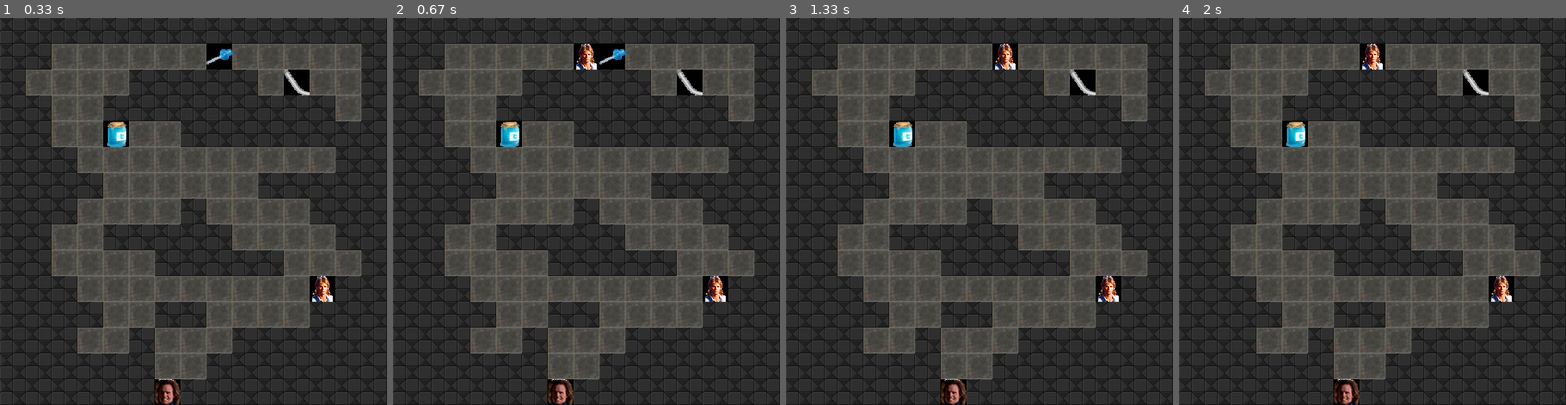
Above: before the commit, frames 1-4 (left to right).
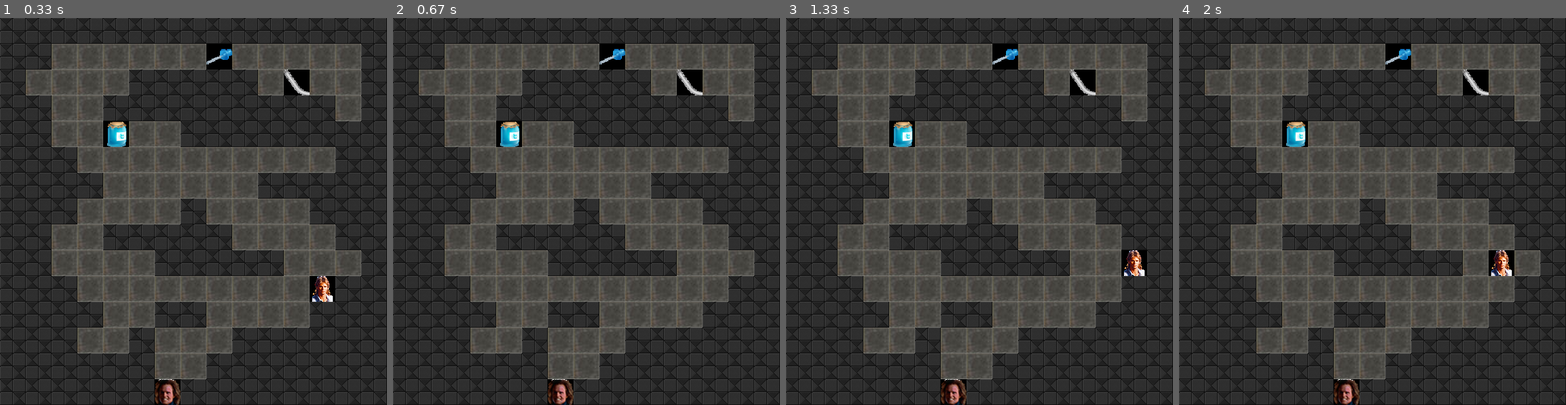
Above: after the commit, the same moments.

Repository: Lyounessi/Macgyver_maze_game
Game: pygame game, started from mazepygame.py
The game is run twice, just before and just after one commit, with the same random seed, the same clock (stepped at 60 frames per second) and the same inputs.
Inputs:
- Up to frame 1 (0.33 s): no input
- Up to frame 2 (0.67 s): hold Right from 0.33 s (still down)
- Up to frame 3 (1.33 s): release Right at 0.8 s; hold Up 0.83-1.13 s; hold Right from 1.17 s (still down)
- Up to frame 4 (2 s): release Right at 1.72 s; hold Left from 1.75 s (still down)

Frame 1 is identical in both runs. In frame 2, 0.9% of the frame differs, in the area x 46-87%, y 6-74%; in frame 3, 1.2%; in frame 4, 1.8%.

Commit message:
Update to fix the bug of Mac's double appear

Diff:
--- a/mazepygame.py
+++ b/mazepygame.py
@@ -29,14 +29,14 @@
         self.store_map()
         self.macgyver.move_y = self.find_pos(self.macgyver)[0]
         self.macgyver.move_x = self.find_pos(self.macgyver)[1]
-        self.show_map_pygame()
         # Random position for MacGyver and other items
         self.random_pos(self.tube)
         self.random_pos(self.ether)
         self.random_pos(self.needle)
         self.random_pos(self.macgyver)
         self.show_map_pygame()
-        self.show_map_pygame()
+        self.update_pos("M")
+        #self.show_map_pygame()
         #The game loop, keep the game running while end condition is not completed.
         self.keep_run = True
         while self.keep_run:
@@ -113,30 +113,30 @@
         #print(elt.x, elt.y, elt.letter)
     def update_pos(self, direction):
         """This method subject is updating the position after moving"""
-        self.old_x_pos = self.macgyver.move_x
-        self.old_y_pos = self.macgyver.move_y
+        self.old_x_pos = self.macgyver.x
+        self.old_y_pos = self.macgyver.y
         self.macgyver.move(direction)
-        if self.maze[self.macgyver.move_y][self.macgyver.move_x] == "W":
-            self.macgyver.move_x = self.old_x_pos
-            self.macgyver.move_y = self.old_y_pos
+        if self.maze[self.macgyver.y][self.macgyver.x] == "W":
+            self.macgyver.x = self.old_x_pos
+            self.macgyver.y = self.old_y_pos
             print("Can't across a wall")
         else:
-            if self.maze[self.macgyver.move_y][self.macgyver.move_x] in ["T", "E", "N"]:
-                self.macgyver.list_obj.append(self.maze[self.macgyver.move_y][self.macgyver.move_x])
+            if self.maze[self.macgyver.y][self.macgyver.x] in ["T", "E", "N"]:
+                self.macgyver.list_obj.append(self.maze[self.macgyver.y][self.macgyver.x])
                 print(self.macgyver.list_obj)
-            if self.maze[self.macgyver.move_y][self.macgyver.move_x] == "G":
+            if self.maze[self.macgyver.y][self.macgyver.x] == "G":
                 if len(self.macgyver.list_obj) == 3:
-                    self.macgyver.move_x = self.old_x_pos
-                    self.macgyver.move_y = self.old_y_pos
+                    self.macgyver.x = self.old_x_pos
+                    self.macgyver.y = self.old_y_pos
                     print("GAME OVER : You Won, Congrats !")
                     self.keep_run = False
                 else:
-                    self.macgyver.move_x = self.old_x_pos
-                    self.macgyver.move_y = self.old_y_pos
+                    self.macgyver.x = self.old_x_pos
+                    self.macgyver.y = self.old_y_pos
                     print("GAME OVER : You Lose!")
                     self.keep_run = False
 
-            self.maze[self.macgyver.move_y][self.macgyver.move_x] = "M"
+            self.maze[self.macgyver.y][self.macgyver.x] = "M"
             self.maze[self.old_y_pos][self.old_x_pos] = "-"
 
 
@@ -199,13 +199,13 @@
 
 
         if direction == "N":
-            self.move_y = self.move_y - 1
+            self.y = self.y - 1
         elif direction == "S":
-            self.move_y = self.move_y + 1
+            self.y = self.y + 1
         elif direction == "E":
-            self.move_x = self.move_x + 1
+            self.x = self.x + 1
         elif direction == "W":
-            self.move_x = self.move_x - 1
+            self.x = self.x - 1
 
 if __name__ == "__main__":
     GAME = Game()
